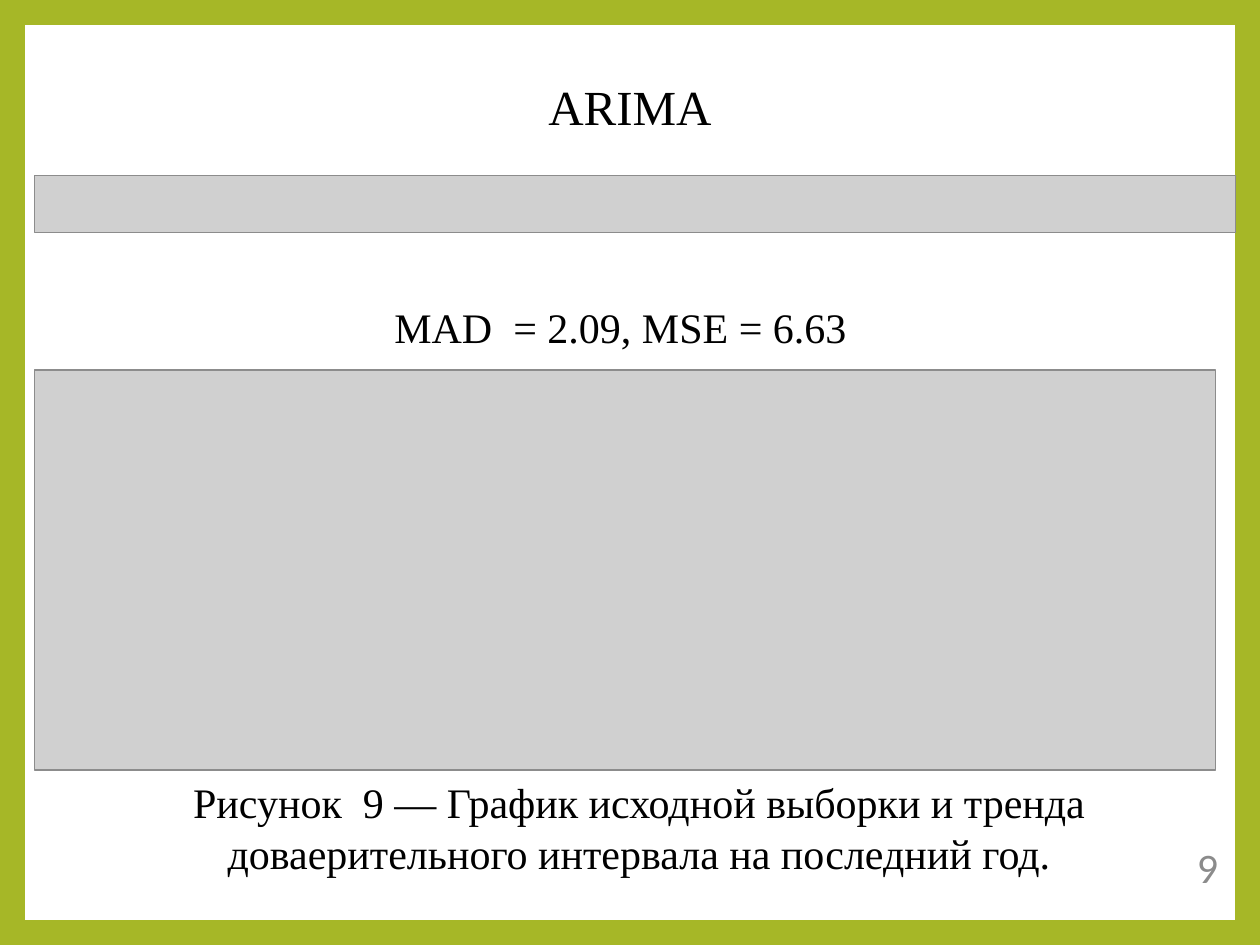
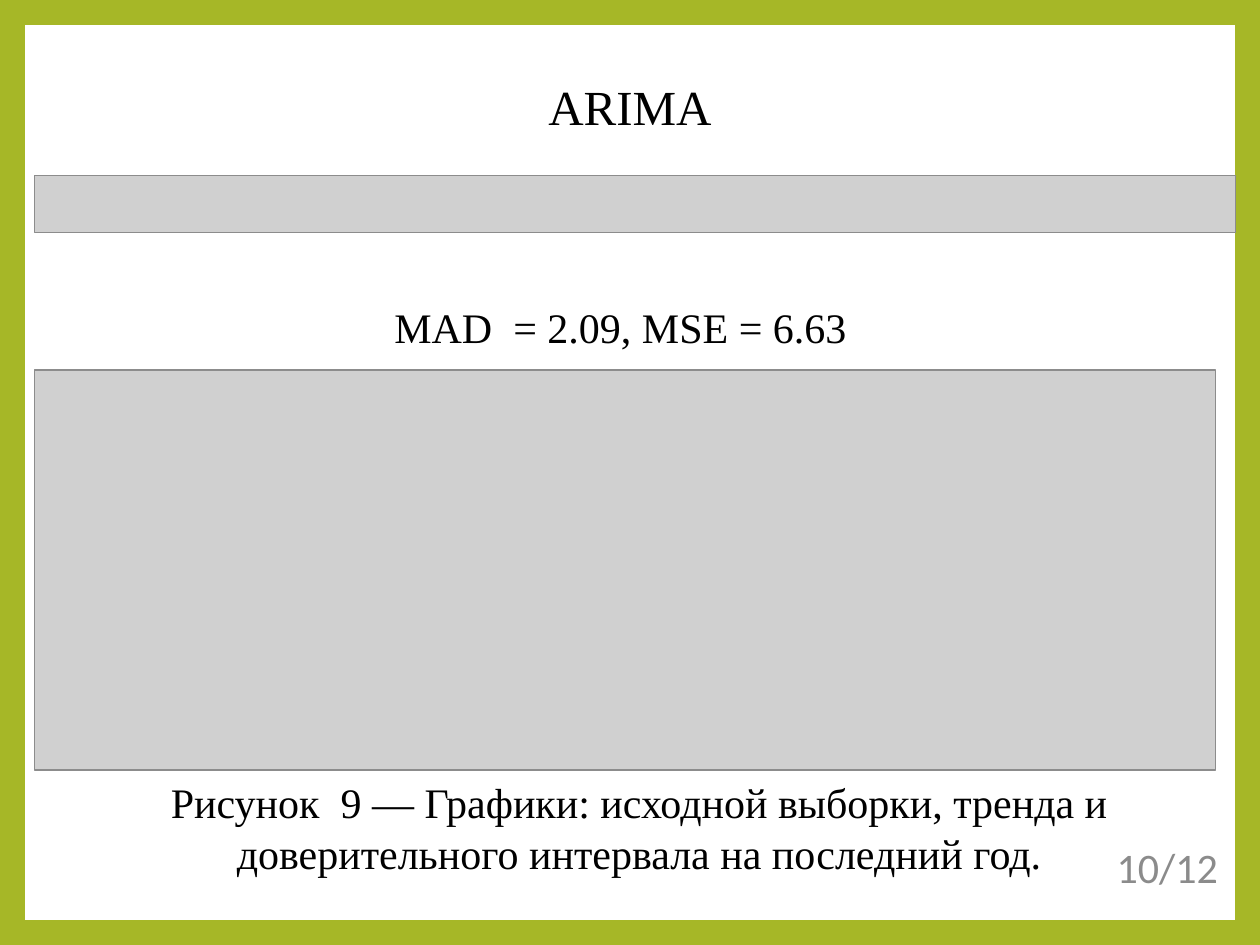
Before and after one commit to Ivan456/diplom, a slide deck: slide 10 of Ivan Vodich.ppt (slide 9 before the commit). Drawn at 1260x945 pixels with LibreOffice and Linux fonts; fonts in the diff are those of the drawing; grey boxes stand for pictures. Boxes give left, top, right and bottom in pixels: in the first picture for what was removed or moved away, otherwise in the second. Text is boxed around its words. In the diff, an @@ line names an element or a change of style, - is before the commit and + after.

```diff
--- a/Ivan Vodich.ppt
+++ b/Ivan Vodich.ppt
@@ text at [171,788,1107,878]: text changed @@
-Рисунок 9 ― График исходной выборки и тренда доваерительного интервала на последний год.
+Рисунок 9 ― Графики: исходной выборки, тренда и доверительного интервала на последний год.
@@ text at [1117,854,1218,885]: text changed @@
-9
+10/12
```
Also in this commit, not shown: 9 other slides changed, 1 slide added, 2 other files.
